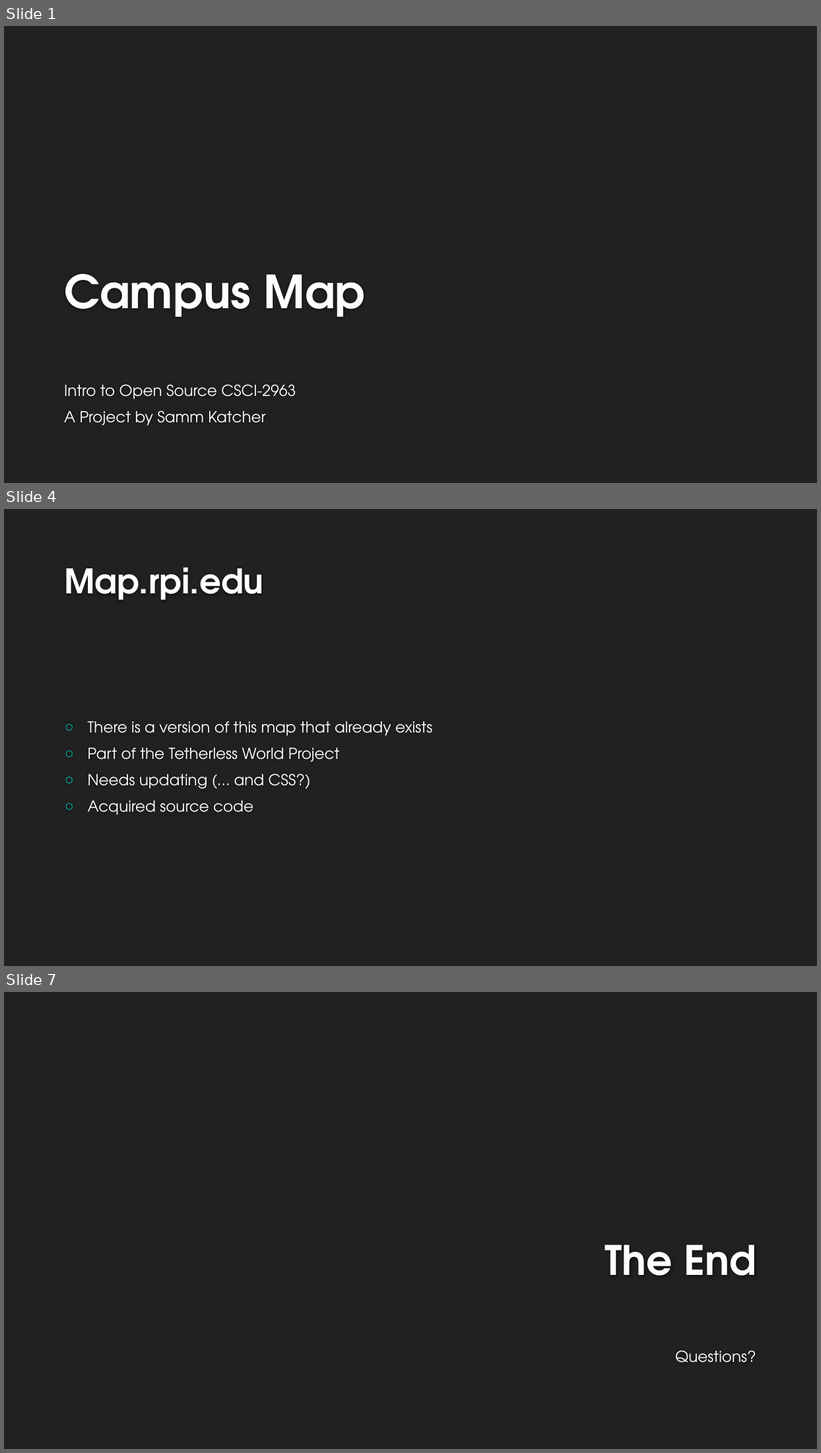
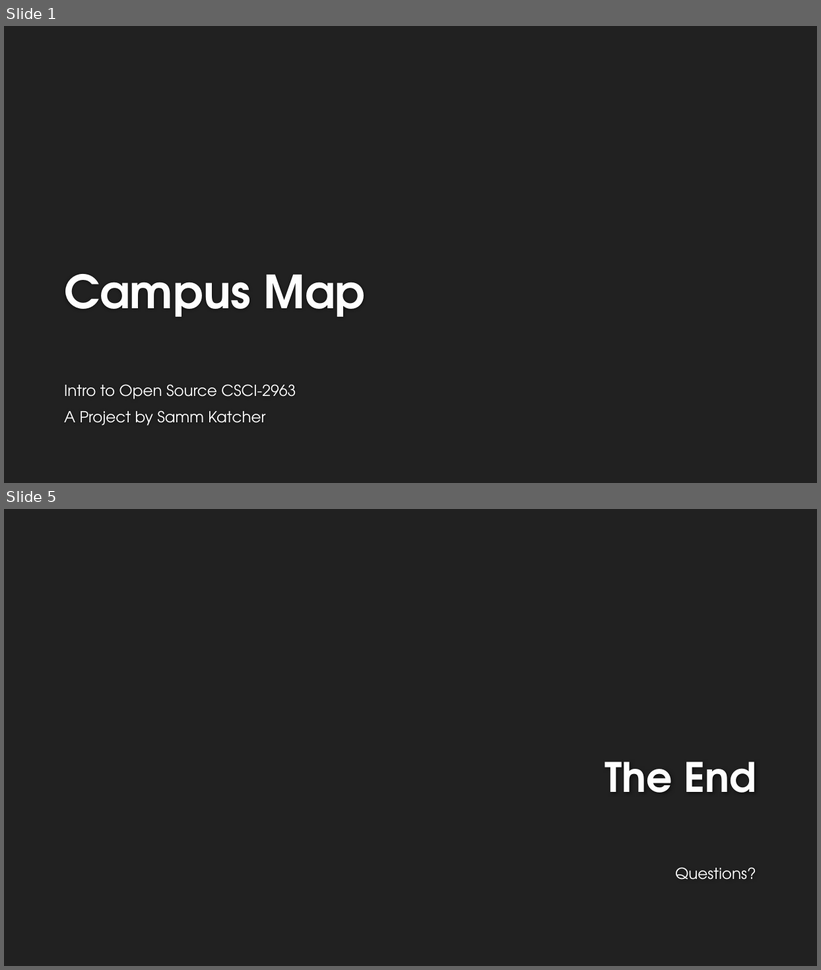
Before and after one commit to katchs2/campusmap, a slide deck: Campus Map Update Presentation.pptx. Shown one above the other, each under a label of ours: slides 1, 4 and 7 before the commit, slides 1 and 5 after it; the slides between them are not shown. The pictures are 821x1453 and 821x970 pixels, drawn with LibreOffice and Linux fonts; fonts in the diff are those of the drawing; background and template pictures are left out. Boxes give left, top, right and bottom in pixels: in the first picture for what was removed or moved away, otherwise in the second. Text is boxed around its words. In the diff, an @@ line names an element or a change of style, - is before the commit and + after.

```diff
--- a/Campus Map Update Presentation.pptx
+++ b/Campus Map Update Presentation.pptx
@@ slide 4 removed at (4, 509, 817, 966), background #212121 @@
@@ title removed at (64, 567, 264, 600) @@
-Map.rpi.edu
@@ text removed at (88, 722, 432, 815) @@
-○ There is a version of this map that already exists
-○ Part of the Tetherless World Project
-○ Needs updating (… and CSS?)
-○ Acquired source code
@@ what was slide 7 is now slide 5 @@
```
Also in this commit, not shown: 3 slides changed, 1 other slide removed.
